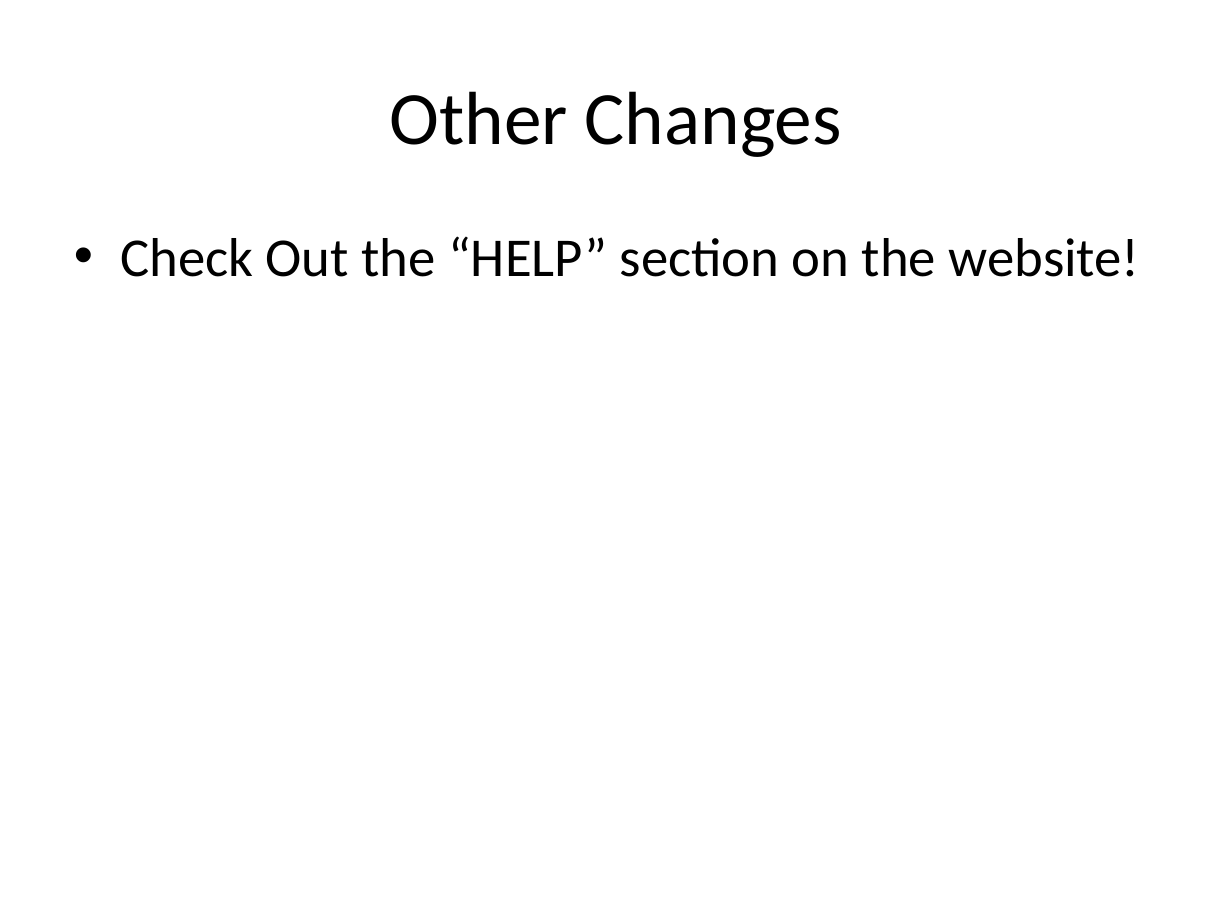
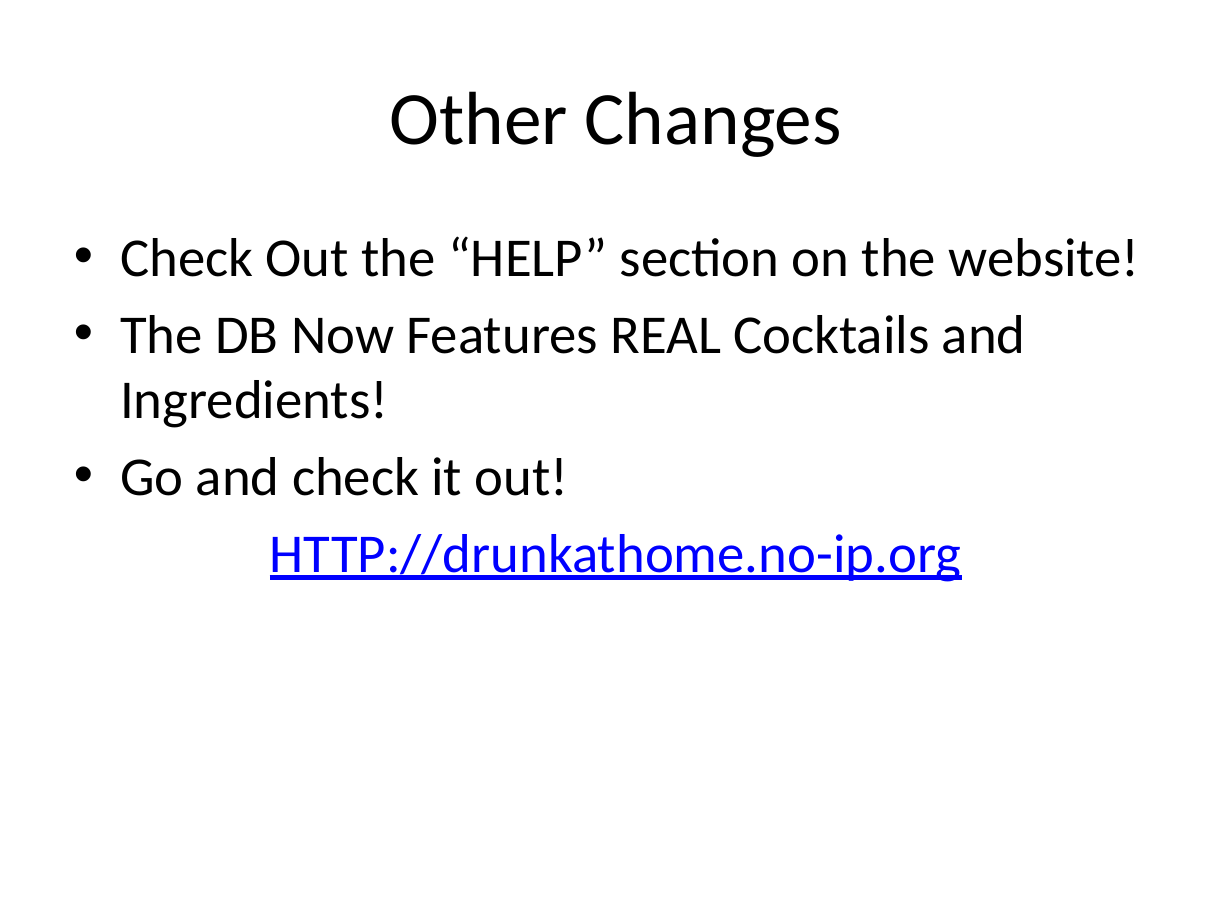
Before and after one commit to igoros/Drunk-Home, a slide deck: slide 8 of SRS/ms4pres.pptx. Drawn at 1232x924 pixels with LibreOffice and Linux fonts; fonts in the diff are those of the drawing. Boxes give left, top, right and bottom in pixels: in the first picture for what was removed or moved away, otherwise in the second. Text is boxed around its words. In the diff, an @@ line names an element or a change of style, - is before the commit and + after.

Commit message:
ms4pres v2

```diff
--- a/SRS/ms4pres.pptx
+++ b/SRS/ms4pres.pptx
@@ text at <box>120,315,1026,582</box>: paragraphs added @@
+• The DB Now Features REAL Cocktails and Ingredients!
+• Go and check it out!
+HTTP://drunkathome.no-ip.org
```
